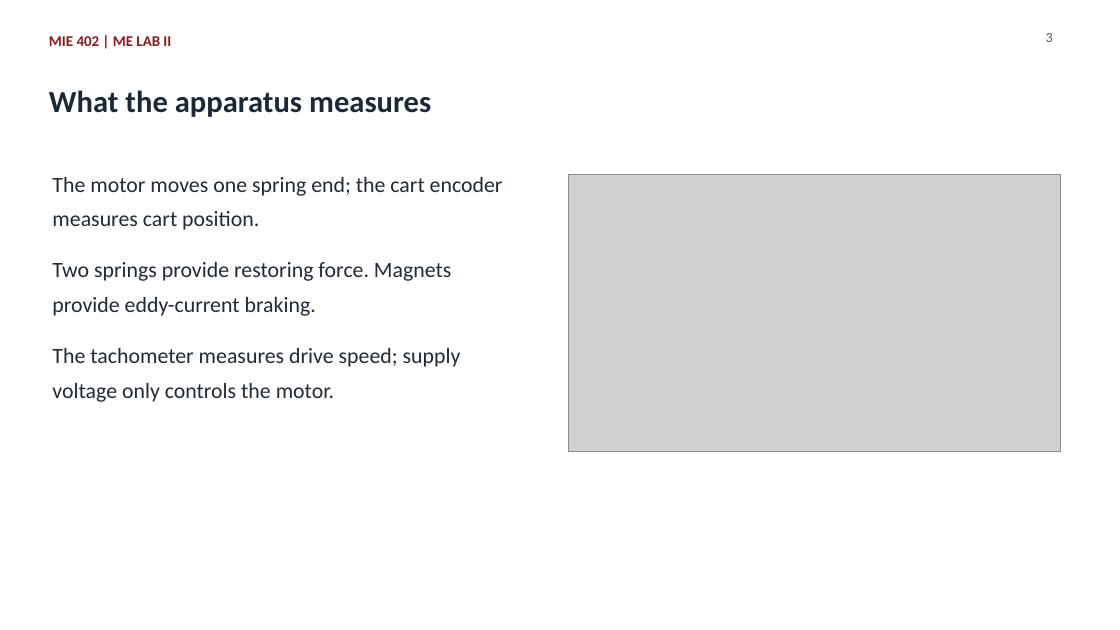
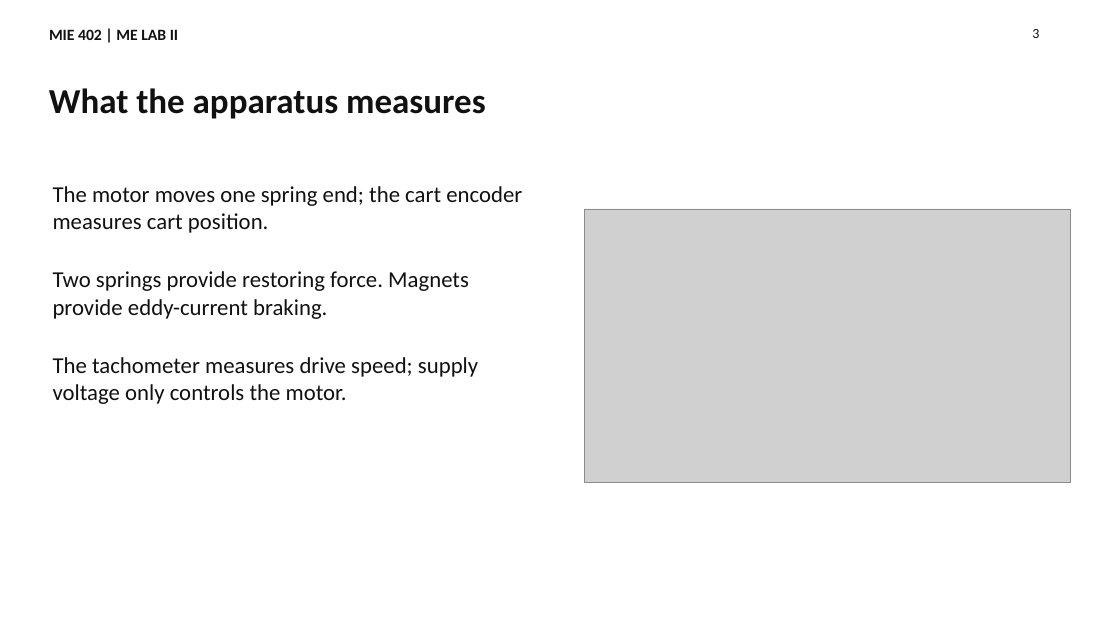
Before and after one commit to Ehsan-Roohi/MIE402-Lab, a slide deck: slide 3 of site/docs/MIE402_Lecture06_Forced_Response_Fall2026.pptx. Drawn at 1120x630 pixels with LibreOffice and Linux fonts; fonts in the diff are those of the drawing; grey boxes stand for pictures. Boxes give left, top, right and bottom in pixels: in the first picture for what was removed or moved away, otherwise in the second. Text is boxed around its words. In the diff, an @@ line names an element or a change of style, - is before the commit and + after.

Commit message:
Explain forced-response derivation and analytical comparison across lecture and lab materials

```diff
--- a/site/docs/MIE402_Lecture06_Forced_Response_Fall2026.pptx
+++ b/site/docs/MIE402_Lecture06_Forced_Response_Fall2026.pptx
@@ text "MIE 402 | ME LAB ..." at [49,29,178,40]: size 12.8 to 13.5 pt, text colour #881C1C to #111111; line spacing 1.32 to 1 @@
@@ text "3": place and size @@
-text "3" at [1046,33,1053,42]
+text "3" at [1032,29,1039,38]
@@ text "3" at [1032,29,1039,38]: text colour #525D64 to #111111; line spacing 1.32 to 1 @@
@@ text "What the apparatus measures" at [49,88,486,119]: size 26.2 to 30 pt, text colour #1B2937 to #111111; line spacing 1.32 to 1 @@
@@ text at [53,186,522,233]: text changed; size 18.8 to 19.5 pt; text colour #202B36 to #111111 @@
-The motor moves one spring end; the cart encoder
-measures cart position.
+The motor moves one spring end; the cart encoder measures cart position.
@@ picture: place and size @@
-picture at [569,175,1060,451]
+picture at [585,209,1070,482]
@@ text at [53,271,469,319]: text changed; size 18.8 to 19.5 pt; text colour #202B36 to #111111 @@
-Two springs provide restoring force. Magnets
-provide eddy-current braking.
+Two springs provide restoring force. Magnets provide eddy-current braking.
@@ text at [53,357,478,404]: text changed; size 18.8 to 19.5 pt; text colour #202B36 to #111111 @@
-The tachometer measures drive speed; supply
-voltage only controls the motor.
+The tachometer measures drive speed; supply voltage only controls the motor.
```
Also in this commit, not shown: 15 other slides changed, 14 slides added, 7 slides removed, 57 other files.
